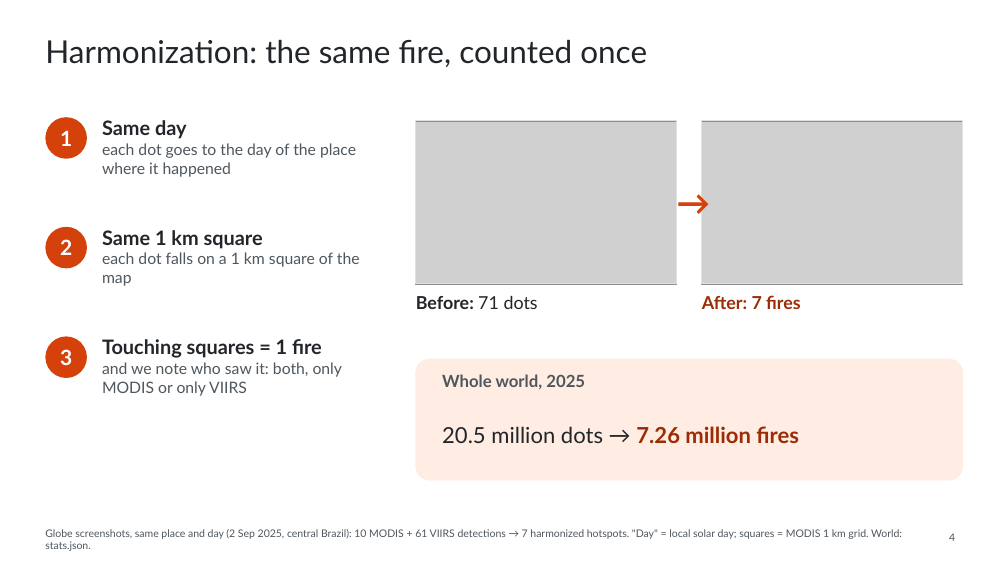
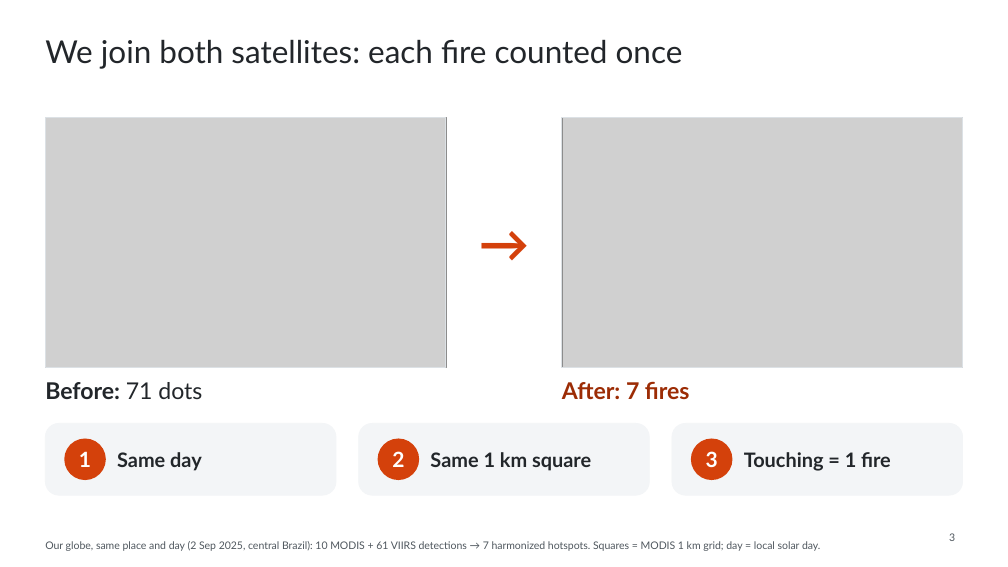
Before and after one commit to WednyFernandes/de-olho-no-fogo, a slide deck: slide 3 of public/apresentacao/de-olho-no-fogo-space-apps-2026-en.pptx (slide 4 before the commit). Drawn at 1008x567 pixels with LibreOffice and Linux fonts; fonts in the diff are those of the drawing; grey boxes stand for pictures. Boxes give left, top, right and bottom in pixels: in the first picture for what was removed or moved away, otherwise in the second. Text is boxed around its words. In the diff, an @@ line names an element or a change of style, - is before the commit and + after.

```diff
--- a/public/apresentacao/de-olho-no-fogo-space-apps-2026-en.pptx
+++ b/public/apresentacao/de-olho-no-fogo-space-apps-2026-en.pptx
@@ title at <box>45,39,683,69</box>: text changed @@
-Harmonization: the same fire, counted once
+We join both satellites: each fire counted once
@@ picture: place and size @@
-picture at <box>416,121,677,284</box>
+picture at <box>45,117,446,368</box>
@@ rectangle added at <box>45,117,446,368</box>, outline #DCE1E5 1 pt @@
@@ picture: place and size @@
-picture at <box>702,121,963,284</box>
+picture at <box>562,117,963,368</box>
@@ rectangle: place and size @@
-rectangle at <box>702,121,963,284</box>
+rectangle at <box>562,117,963,368</box>
@@ text removed at <box>102,120,356,177</box> @@
-Same day
-each dot goes to the day of the place where it happened
@@ rectangle removed at <box>416,121,677,284</box> @@
@@ text removed at <box>677,176,702,229</box> @@
-→
@@ text added at <box>446,209,562,277</box>, 48 pt, text #D4410B, bold @@
+→
@@ text removed at <box>102,230,360,286</box> @@
-Same 1 km square
-each dot falls on a 1 km square of the map
@@ text removed at <box>102,339,343,396</box> @@
-Touching squares = 1 fire
-and we note who saw it: both, only MODIS or only VIIRS
@@ rounded rectangle removed at <box>416,359,963,480</box> @@
@@ text "Before: 71 dots" at <box>45,382,202,399</box>: size 17 to 22 pt @@
@@ text "Before: 71 dots": place and size @@
-text "Before: 71 dots" at <box>416,296,538,309</box>
+text "Before: 71 dots" at <box>45,382,202,399</box>
@@ text removed at <box>442,374,585,389</box> @@
-Whole world, 2025
@@ text "After: 7 fires": place and size @@
-text "After: 7 fires" at <box>702,295,801,309</box>
+text "After: 7 fires" at <box>562,381,690,400</box>
@@ text "After: 7 fires" at <box>562,381,690,400</box>: size 17 to 22 pt @@
@@ rounded rectangle added at <box>45,423,336,495</box>, fill #F3F5F7, outline #F3F5F7 0.75 pt @@
@@ text "1": place and size @@
-text "1" at <box>60,130,72,146</box>
+text "1" at <box>79,451,91,467</box>
@@ ellipse: place and size @@
-ellipse at <box>45,337,87,378</box>
+ellipse at <box>64,439,106,480</box>
@@ rounded rectangle added at <box>358,423,649,495</box>, fill #F3F5F7, outline #F3F5F7 0.75 pt @@
@@ text "2": place and size @@
-text "2" at <box>60,239,72,255</box>
+text "2" at <box>392,451,404,467</box>
@@ ellipse: place and size @@
-ellipse at <box>45,117,87,159</box>
+ellipse at <box>377,439,419,480</box>
@@ text removed at <box>442,426,799,443</box> @@
-20.5 million dots → 7.26 million fires
@@ rounded rectangle added at <box>672,423,963,495</box>, fill #F3F5F7, outline #F3F5F7 0.75 pt @@
@@ text "3": place and size @@
-text "3" at <box>60,349,72,365</box>
+text "3" at <box>706,451,718,467</box>
@@ ellipse: place and size @@
-ellipse at <box>45,227,87,268</box>
+ellipse at <box>691,439,733,480</box>
@@ text added at <box>117,452,202,471</box>, 19 pt, text #22262A, bold @@
+Same day
@@ text added at <box>430,452,591,471</box>, 19 pt, text #22262A, bold @@
+Same 1 km square
@@ text added at <box>744,452,891,471</box>, 19 pt, text #22262A, bold @@
+Touching = 1 fire
@@ page number at <box>949,533,955,541</box>: text changed @@
-4
+3
@@ text at <box>45,541,820,551</box>: text changed @@
-Globe screenshots, same place and day (2 Sep 2025, central Brazil): 10 MODIS + 61 VIIRS detections → 7 harmonized hotspots. "Day" = local solar day; squares = MODIS 1 km grid. World: stats.json.
+Our globe, same place and day (2 Sep 2025, central Brazil): 10 MODIS + 61 VIIRS detections → 7 harmonized hotspots. Squares = MODIS 1 km grid; day = local solar day.
```
Also in this commit, not shown: 3 other slides changed, 3 slides added, 3 slides removed, 8 other files.
